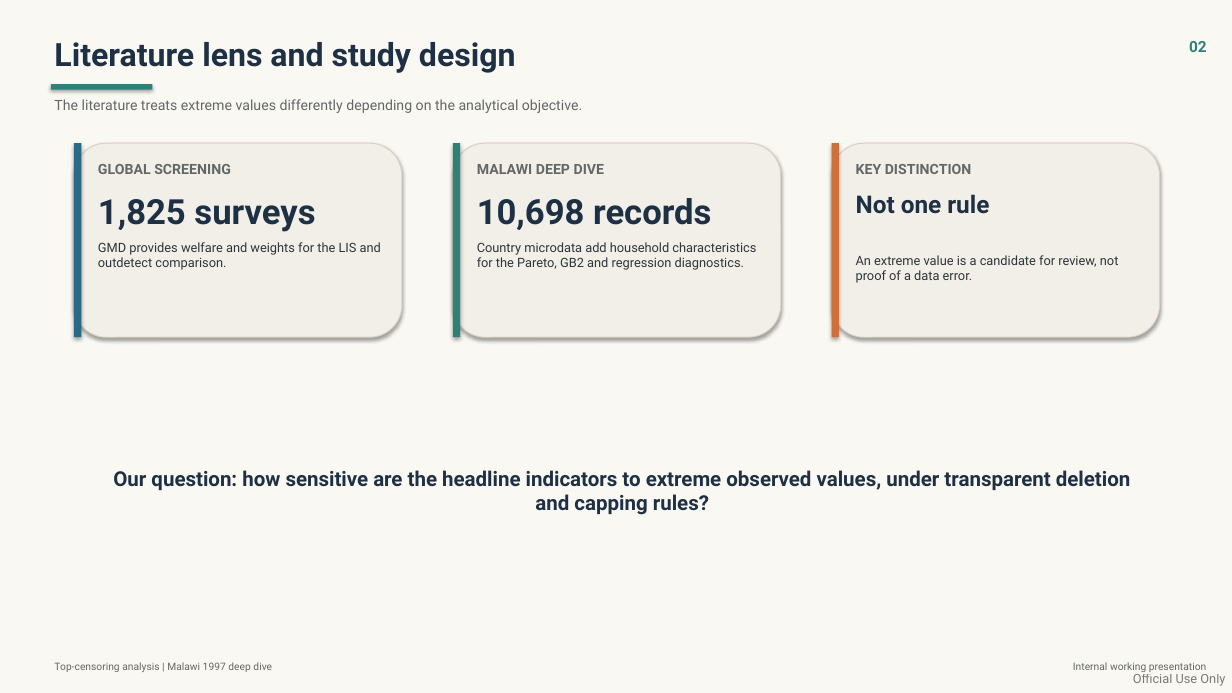
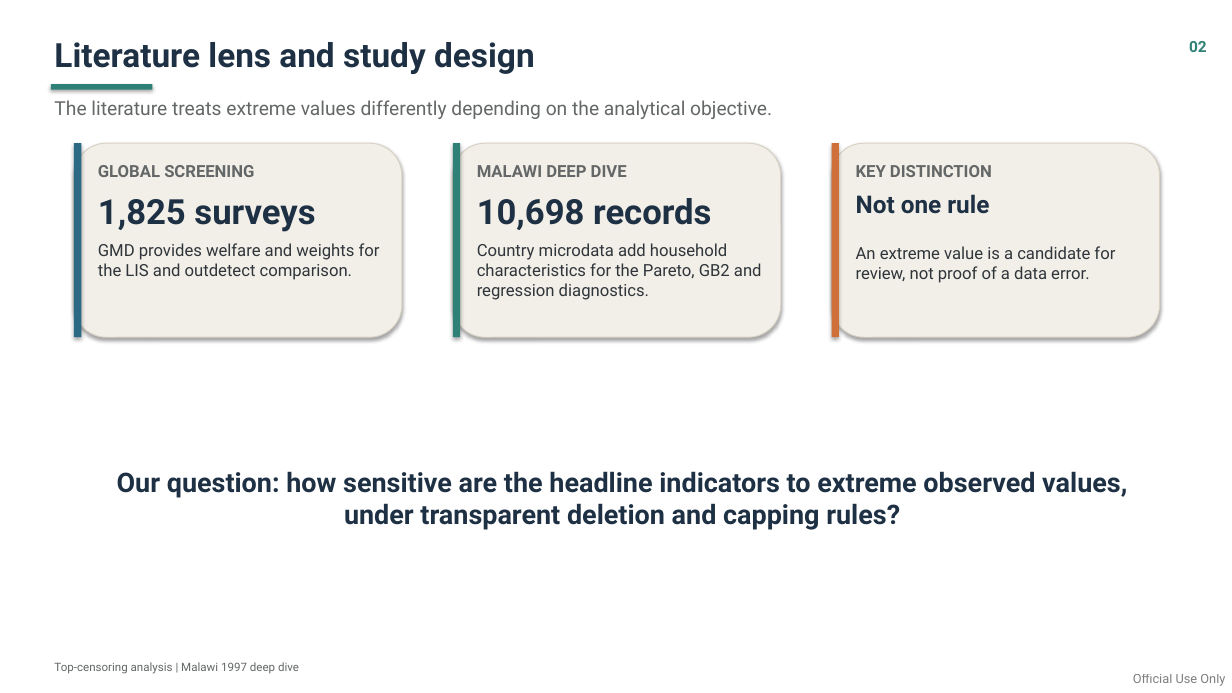
Before and after one commit to daniavayu/bindata_check, a slide deck: slide 3 of top_censoring/top_censoring_slides.pptx. Drawn at 1232x693 pixels with LibreOffice and Linux fonts; fonts in the diff are those of the drawing. Boxes give left, top, right and bottom in pixels: in the first picture for what was removed or moved away, otherwise in the second. Text is boxed around its words. In the diff, an @@ line names an element or a change of style, - is before the commit and + after.

Commit message:
Clean generated analysis outputs

```diff
--- a/top_censoring/top_censoring_slides.pptx
+++ b/top_censoring/top_censoring_slides.pptx
@@ background #FAF8F3 to #FFFFFF @@
@@ text "Literature lens and study design" at (54, 42, 535, 74): size 25 to 26 pt @@
@@ text "The literature treats extreme values ..." at (54, 100, 772, 119): size 11 to 15 pt @@
@@ size 11 to 13 pt in 3 elements at (98, 165, 254, 177), (477, 165, 627, 177), (856, 165, 992, 177) @@
@@ size 10 to 13 pt in 3 elements at (98, 243, 380, 280), (477, 243, 762, 300), (856, 246, 1115, 283) @@
@@ text "An extreme value is a ...": place and size @@
-text "An extreme value is a ..." at (856, 255, 1119, 283)
+text "An extreme value is a ..." at (856, 246, 1115, 283)
@@ text "Our question: how sensitive are ..." at (117, 471, 1127, 530): size 16 to 21 pt @@
@@ text "Top-censoring analysis | Malawi 1997 ..." at (54, 662, 299, 674): size 8 to 9 pt @@
@@ text removed at (1073, 662, 1206, 672) @@
-Internal working presentation
```
Also in this commit, not shown: 8 other slides changed, 4 slides added, 2 slides removed, 27 other files.
